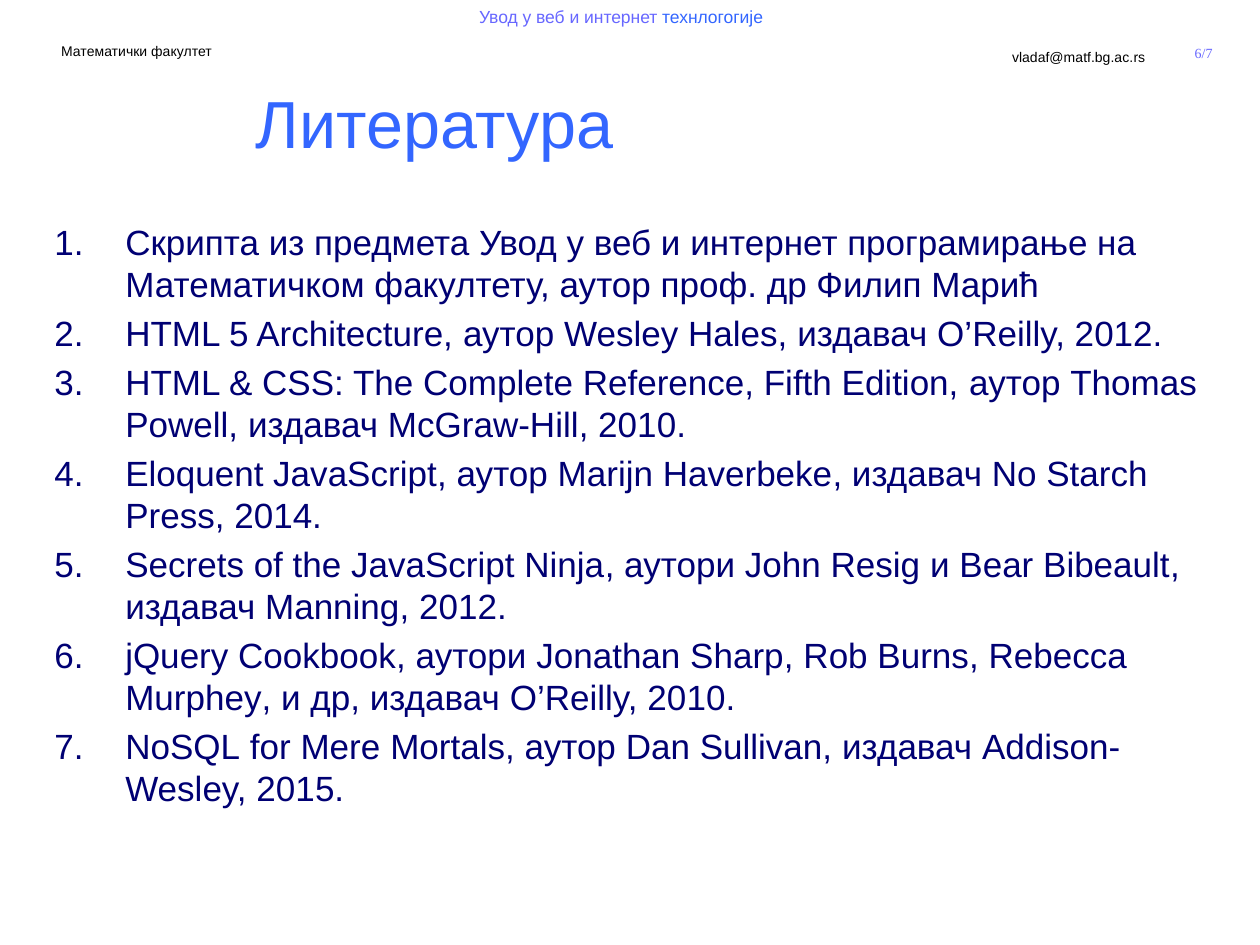
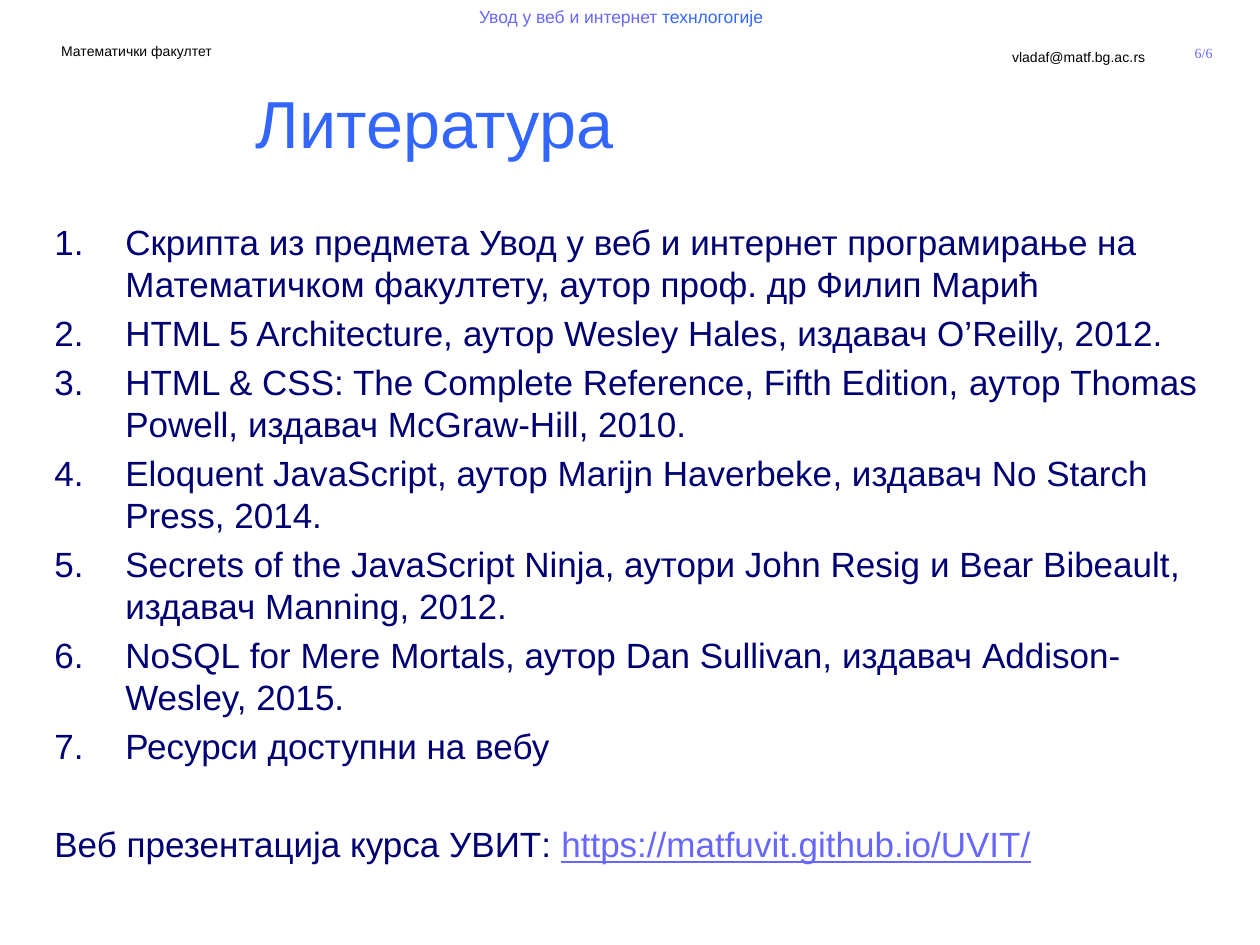
Before and after one commit to MatfUVIT/info, a slide deck: slide 6 of predavanja/prezentacije/2020-21/01 - Koncepcija kursa.pptx. Drawn at 1260x945 pixels with LibreOffice and Linux fonts; fonts in the diff are those of the drawing; background and template pictures are left out. Boxes give left, top, right and bottom in pixels: in the first picture for what was removed or moved away, otherwise in the second. Text is boxed around its words. In the diff, an @@ line names an element or a change of style, - is before the commit and + after.

```diff
--- a/predavanja/prezentacije/2020-21/01 - Koncepcija kursa.pptx
+++ b/predavanja/prezentacije/2020-21/01 - Koncepcija kursa.pptx
@@ page number at [1195, 49, 1213, 58]: text changed @@
-6/7
+6/6
@@ text at [125, 642, 1127, 717]: paragraph removed @@
-6. jQuery Cookbook, аутори Jonathan Sharp, Rob Burns, Rebecca Murphey, и др, издавач O’Reilly, 2010.
@@ text at [54, 733, 1030, 864]: paragraphs added @@
+7. Ресурси доступни на вебу
+Веб презентација курса УВИТ: https://matfuvit.github.io/UVIT/
```
Also in this commit, not shown: 1 slide added, 2 slides removed, 13 other files.
